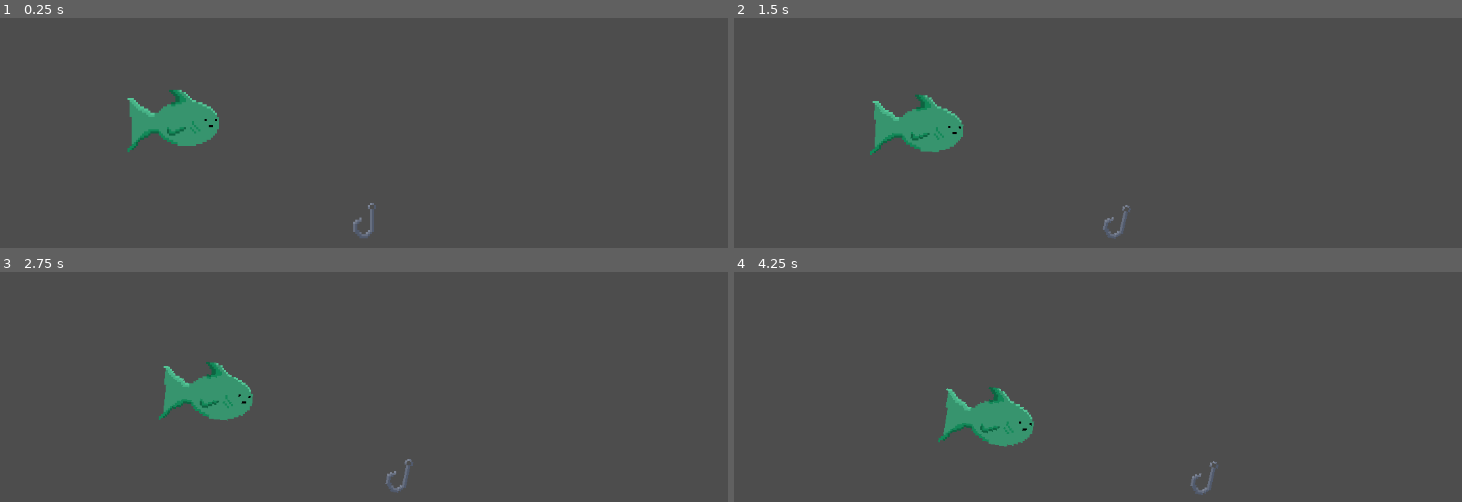
Above: before the commit, frames 1-4 (two rows, left to right).
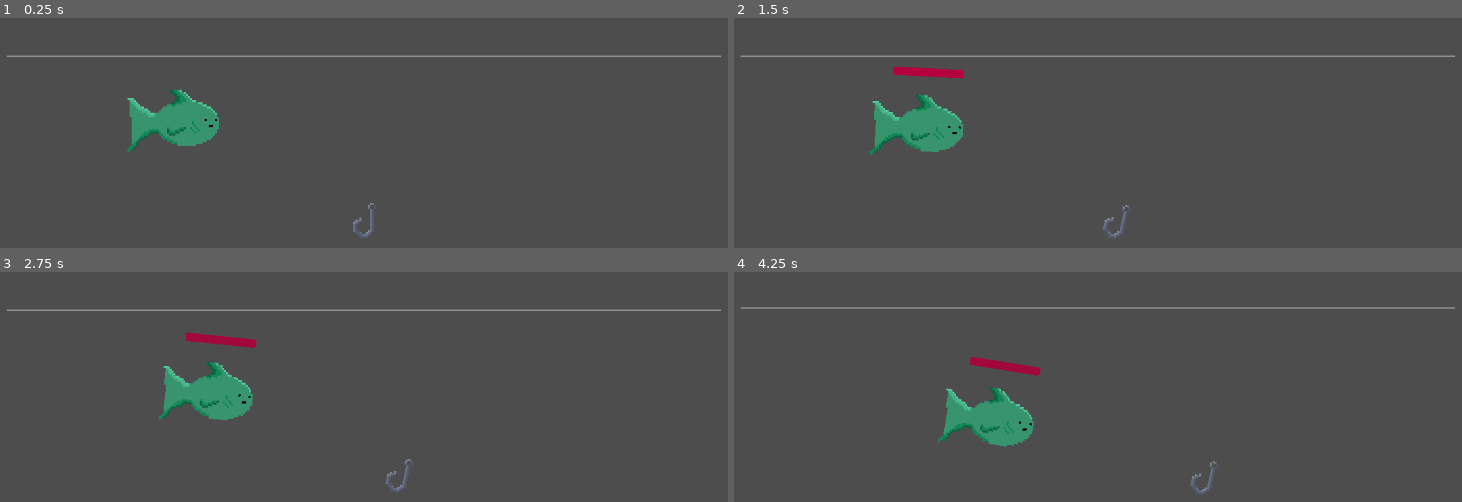
Above: after the commit, the same moments.

Repository: jem557/wizard-fishing
Game: Godot game, scene res://Main.tscn
Same seed, same stepped clock (60 frames per second), same inputs: the game is played once before the commit and once after it.
Inputs (mouse positions are in pixels of both pictures, inside the frame that each line leads up to):
- Up to frame 1 (0.25 s): no input
- Up to frame 2 (1.5 s): move the mouse to (1272, 197) at 0.52 s; hold D (right) 0.53-1.28 s; click (1272, 197) at 0.6 s; right-click (1272, 197) at 0.8 s; move the mouse to (937, 243) at 1.27 s; hold A (left) from 1.28 s (still down); right-click (937, 243) at 1.35 s
- Up to frame 3 (2.75 s): click (203, 497) at 1.55 s; move the mouse to (444, 375) at 2.02 s; release A (left) at 2.03 s; hold D (right) from 2.03 s (still down); click (444, 375) at 2.1 s; right-click (444, 375) at 2.3 s
- Up to frame 4 (4.25 s): move the mouse to (outside the picture) at 2.77 s; right-click (outside the picture) at 2.85 s; click (outside the picture) at 3.05 s; move the mouse to (outside the picture) at 3.52 s; release D (right) at 3.53 s; hold A (left) from 3.53 s (still down); hold Ctrl (lower) from 3.53 s (still down); right-click (outside the picture) at 3.8 s

The runs differ from the first frame. In frame 1, 0.9% of the frame differs, in the area x 0-100%, y 16-17%; in frame 2, 1.2%; in frame 3, 1.2%, in the area x 0-100%, y 16-34%; in frame 4, 1.2%.

Commit message:
Fish Health bar
needs work tying to flip logic.... need to fix flip logic.

Diff:
--- a/Main.tscn
+++ b/Main.tscn
@@ -8,6 +8,13 @@
 [sub_resource type="RectangleShape2D" id="RectangleShape2D_r0du0"]
 size = Vector2(340, 28)
 
+[sub_resource type="Gradient" id="Gradient_fos0i"]
+offsets = PackedFloat32Array(1)
+colors = PackedColorArray(1, 1, 1, 1)
+
+[sub_resource type="GradientTexture1D" id="GradientTexture1D_3dxm6"]
+gradient = SubResource("Gradient_fos0i")
+
 [sub_resource type="WorldBoundaryShape2D" id="WorldBoundaryShape2D_pq8q7"]
 normal = Vector2(0, 1)
 
@@ -16,6 +23,13 @@
 
 [sub_resource type="WorldBoundaryShape2D" id="WorldBoundaryShape2D_28aoi"]
 normal = Vector2(-1, 0)
+
+[sub_resource type="Gradient" id="Gradient_cm0pq"]
+offsets = PackedFloat32Array(1)
+colors = PackedColorArray(0.30980393, 0.7607843, 1, 0.13725491)
+
+[sub_resource type="GradientTexture1D" id="GradientTexture1D_fos0i"]
+gradient = SubResource("Gradient_cm0pq")
 
 [node name="Main" type="Node2D" unique_id=9119155]
 
@@ -28,6 +42,11 @@
 [node name="CollisionShape2D" type="CollisionShape2D" parent="Area2D" unique_id=713691364]
 position = Vector2(0, 4)
 shape = SubResource("RectangleShape2D_r0du0")
+
+[node name="TestLine" type="Sprite2D" parent="Area2D" unique_id=32592171]
+position = Vector2(-0.5000006, 18.832539)
+scale = Vector2(1.3398438, 0.3349228)
+texture = SubResource("GradientTexture1D_3dxm6")
 
 [node name="Walls" type="Node" parent="." unique_id=1152671569]
 
@@ -63,4 +82,15 @@
 [node name="Carp" parent="." unique_id=105487856 instance=ExtResource("4_cm0pq")]
 position = Vector2(-88, -47)
 
+[node name="CanvasLayer" type="CanvasLayer" parent="." unique_id=902558410]
+visible = false
+
+[node name="TextureRect" type="TextureRect" parent="CanvasLayer" unique_id=482997467]
+anchors_preset = -1
+anchor_right = 0.998
+anchor_bottom = 1.003
+offset_right = 0.30395508
+offset_bottom = 0.05596924
+texture = SubResource("GradientTexture1D_fos0i")
+
 [connection signal="body_entered" from="Area2D" to="Area2D" method="_on_body_entered"]
--- a/Scenes/StandardHook.tscn
+++ b/Scenes/StandardHook.tscn
@@ -35,6 +35,41 @@
 name = "hook"
 pos = Vector2(0, 7.5)
 metadata/_custom_type_script = "uid://26dtgakl2hiq"
+
+[sub_resource type="Curve" id="Curve_lh3rt"]
+_data = [Vector2(0, 1), 0.0, 0.0, 0, 0, Vector2(1, 0.32099533), 0.0, 0.0, 0, 0]
+point_count = 2
+
+[sub_resource type="CurveTexture" id="CurveTexture_gbpf2"]
+curve = SubResource("Curve_lh3rt")
+
+[sub_resource type="Gradient" id="Gradient_vhg7k"]
+offsets = PackedFloat32Array(0.010510511, 0.518018, 1)
+colors = PackedColorArray(0.4696201, 9.565987e-07, 2.6471912e-07, 1, 1, 0.7058824, 0.12156863, 1, 0.8173911, 0.7965039, 0.08777862, 1)
+
+[sub_resource type="GradientTexture1D" id="GradientTexture1D_tp7pi"]
+gradient = SubResource("Gradient_vhg7k")
+
+[sub_resource type="ParticleProcessMaterial" id="ParticleProcessMaterial_0vu7q"]
+lifetime_randomness = 0.55
+particle_flag_disable_z = true
+emission_shape = 1
+emission_sphere_radius = 2.95
+angle_min = 1.0728835e-05
+angle_max = 1.0728835e-05
+direction = Vector3(0, -1, 0)
+spread = 5.051
+initial_velocity_max = 19.38
+gravity = Vector3(0, 0, 0)
+radial_accel_min = -2.2351742e-06
+radial_accel_max = -2.2351742e-06
+color_ramp = SubResource("GradientTexture1D_tp7pi")
+alpha_curve = SubResource("CurveTexture_gbpf2")
+turbulence_enabled = true
+turbulence_noise_strength = 0.46
+turbulence_noise_speed_random = 0.0
+turbulence_influence_min = 0.019000001
+turbulence_influence_max = 0.19600001
 
 [node name="StandardHook" type="CharacterBody2D" unique_id=34557212 node_paths=PackedStringArray("attachment_component", "input_component", "movement_component") groups=["hook"]]
 motion_mode = 1
@@ -79,3 +114,13 @@
 input = NodePath("../../InputComponent")
 movement = NodePath("../../MovementComponent")
 metadata/_custom_type_script = "uid://k8ylke1ykpsq"
+
+[node name="GPUParticles2D" type="GPUParticles2D" parent="." unique_id=699171570]
+visible = false
+emitting = false
+amount = 90
+lifetime = 0.41000000000000003
+speed_scale = 0.6
+explosiveness = 0.02
+randomness = 0.85
+process_material = SubResource("ParticleProcessMaterial_0vu7q")
--- a/Scenes/carp.tscn
+++ b/Scenes/carp.tscn
@@ -53,6 +53,40 @@
 color = Color(0.4, 0.88235295, 0, 1)
 metadata/_custom_type_script = "uid://26dtgakl2hiq"
 
+[sub_resource type="StyleBoxFlat" id="StyleBoxFlat_56yig"]
+bg_color = Color(0, 0, 0, 0.43529412)
+corner_radius_top_left = 1
+corner_radius_top_right = 1
+corner_radius_bottom_right = 1
+corner_radius_bottom_left = 1
+anti_aliasing = false
+
+[sub_resource type="StyleBoxFlat" id="StyleBoxFlat_hnxf4"]
+bg_color = Color(0, 0.5217332, 0.22681534, 1)
+corner_radius_top_left = 1
+corner_radius_top_right = 1
+corner_radius_bottom_right = 1
+corner_radius_bottom_left = 1
+corner_detail = 9
+anti_aliasing = false
+
+[sub_resource type="StyleBoxFlat" id="StyleBoxFlat_rlk8i"]
+bg_color = Color(0, 0, 0, 0.43529412)
+corner_radius_top_left = 1
+corner_radius_top_right = 1
+corner_radius_bottom_right = 1
+corner_radius_bottom_left = 1
+anti_aliasing = false
+
+[sub_resource type="StyleBoxFlat" id="StyleBoxFlat_hpqg3"]
+bg_color = Color(0.7323595, 0, 0.247423, 1)
+corner_radius_top_left = 1
+corner_radius_top_right = 1
+corner_radius_bottom_right = 1
+corner_radius_bottom_left = 1
+corner_detail = 9
+anti_aliasing = false
+
 [node name="Carp" type="CharacterBody2D" unique_id=105487856 node_paths=PackedStringArray("attachment_component", "behavior_component", "detection_component", "movement_component", "animation_component", "health_component", "stamina_component") groups=["fish"]]
 z_index = 1
 collision_layer = 2
@@ -67,10 +101,11 @@
 health_component = NodePath("HealthComponent")
 stamina_component = NodePath("StaminaComponent")
 
-[node name="AnimationComponent" type="AnimatedSprite2D" parent="." unique_id=1031144534]
+[node name="AnimationComponent" type="AnimatedSprite2D" parent="." unique_id=1031144534 node_paths=PackedStringArray("bars")]
 sprite_frames = SubResource("SpriteFrames_nghs7")
 autoplay = "default"
 script = ExtResource("4_w6trt")
+bars = NodePath("../Node2D")
 metadata/_custom_type_script = "uid://b85v88f413q8l"
 
 [node name="BodyCollider" type="CollisionShape2D" parent="." unique_id=1763884399]
@@ -156,10 +191,50 @@
 attach_points = Array[ExtResource("8_6knf2")]([SubResource("Resource_h07dj"), SubResource("Resource_axd6t")])
 metadata/_custom_type_script = "uid://cfua2gsci1mca"
 
-[node name="HealthComponent" type="Node" parent="." unique_id=1986479439]
+[node name="HealthComponent" type="Node" parent="." unique_id=1986479439 node_paths=PackedStringArray("health_bar")]
 script = ExtResource("14_nghs7")
+health_bar = NodePath("../Node2D/HealthBar")
 metadata/_custom_type_script = "uid://cqt0wgx05x1jm"
 
-[node name="StaminaComponent" type="Node" parent="." unique_id=1623976279]
+[node name="StaminaComponent" type="Node" parent="." unique_id=1623976279 node_paths=PackedStringArray("stamina_bar")]
 script = ExtResource("16_rlk8i")
+stamina_bar = NodePath("../Node2D/StaminaBar")
 metadata/_custom_type_script = "uid://v2q3e70isucv"
+
+[node name="Node2D" type="Node2D" parent="." unique_id=1927824159]
+position = Vector2(0, -27)
+
+[node name="StaminaBar" type="ProgressBar" parent="Node2D" unique_id=1377888289]
+visible = false
+anchors_preset = 8
+anchor_left = 0.5
+anchor_top = 0.5
+anchor_right = 0.5
+anchor_bottom = 0.5
+offset_left = -17.0
+offset_top = -2.0
+offset_right = 17.0
+offset_bottom = 2.0
+grow_horizontal = 2
+grow_vertical = 2
+theme_override_styles/background = SubResource("StyleBoxFlat_56yig")
+theme_override_styles/fill = SubResource("StyleBoxFlat_hnxf4")
+value = 100.0
+show_percentage = false
+
+[node name="HealthBar" type="ProgressBar" parent="Node2D" unique_id=91011984]
+anchors_preset = 8
+anchor_left = 0.5
+anchor_top = 0.5
+anchor_right = 0.5
+anchor_bottom = 0.5
+offset_left = -17.0
+offset_top = -2.0
+offset_right = 17.0
+offset_bottom = 2.0
+grow_horizontal = 2
+grow_vertical = 2
+theme_override_styles/background = SubResource("StyleBoxFlat_rlk8i")
+theme_override_styles/fill = SubResource("StyleBoxFlat_hpqg3")
+value = 100.0
+show_percentage = false
--- a/Scripts/Components/AnimationComponent.gd
+++ b/Scripts/Components/AnimationComponent.gd
@@ -2,6 +2,7 @@
 class_name AnimationComponent
 
 var body : CharacterBody2D
+@export var bars : Node2D
 
 func initialize(pbody):
 	body = pbody
@@ -23,17 +24,21 @@
 			if attached_body.get_real_velocity().x  > 0:
 				print("1")
 				flip_h = false
+				bars.position.x = 0
 				offset.x = 0
 			elif attached_body.get_real_velocity().x < 0:
 				print("2")
 				flip_h = true
+				bars.position.x = AP.position.x * 2
 				offset.x = AP.position.x * 2
 		elif AP.position.x < 0:
 			if attached_body.get_real_velocity().x < 0:
 				print("3")
 				flip_h = true
+				bars.position.x = 0
 				offset.x = 0
 			elif attached_body.get_real_velocity().x >   0:
 				print("4")
 				flip_h = false
+				bars.position.x = AP.position.x * 2
 				offset.x = AP.position.x * 2
--- a/Scripts/Components/HealthComponent.gd
+++ b/Scripts/Components/HealthComponent.gd
@@ -1,5 +1,7 @@
 class_name HealthComponent
 extends Node
+
+@export var health_bar : ProgressBar
 
 var body
 
@@ -9,29 +11,38 @@
 var _str : int
 var dead : bool
 var hp_ratio : float
+var _fade_tween : Tween
+
 
 func _process(_delta: float) -> void:
 	if hp <= 0 and not dead:
 		dead = true
+	health_bar.value = hp
 
 func initialize(pbody):
+	health_bar.visible = false
 	body = pbody
 	max_hp = body.stats.max_health
+	health_bar.max_value = max_hp
 	hp = max_hp
+	health_bar.value = hp
 	if body.stats:
 		base_str = body.stats.strength
 		_str = base_str
 
 func damage(amount : int):
 	hp = hp - amount
+	show_health_bar()
 	update_str(false)
 
 func heal(amount : int):
 	hp = hp + amount
+	show_health_bar()
 	update_str(true)
 
 func revive(amount):
 	hp = amount
+	show_health_bar()
 	dead = false
 
 func update_str(restore : bool):
@@ -48,3 +59,12 @@
 		str_dif -= base_str
 		str_dif = abs(str_dif)
 	return str_dif
+
+func show_health_bar() -> void:
+	if _fade_tween:
+		_fade_tween.kill()
+	health_bar.modulate.a = 1.0
+	health_bar.visible = true
+	_fade_tween = create_tween()
+	_fade_tween.tween_property(health_bar, "modulate:a", 0.0, 2.5)
+	_fade_tween.tween_callback(func(): health_bar.visible = false)
--- a/Scripts/Components/StaminaComponent.gd
+++ b/Scripts/Components/StaminaComponent.gd
@@ -1,5 +1,7 @@
 class_name StaminaComponent
 extends Node
+
+@export var stamina_bar : ProgressBar
 
 var body
 
--- a/Scripts/States/Fish States/FishDead.gd
+++ b/Scripts/States/Fish States/FishDead.gd
@@ -22,5 +22,5 @@
 		movement._rotateX(_delta, h_body)
 		attachment._lock_position(AP, H_AP)
 	elif not c_body.attached:
-		detection._toggle_hook_area("area_" + AP.name, true)
+		#detection._toggle_hook_area("area_" + AP.name, true)
 		Transitioned.emit(self, "FishSink")
